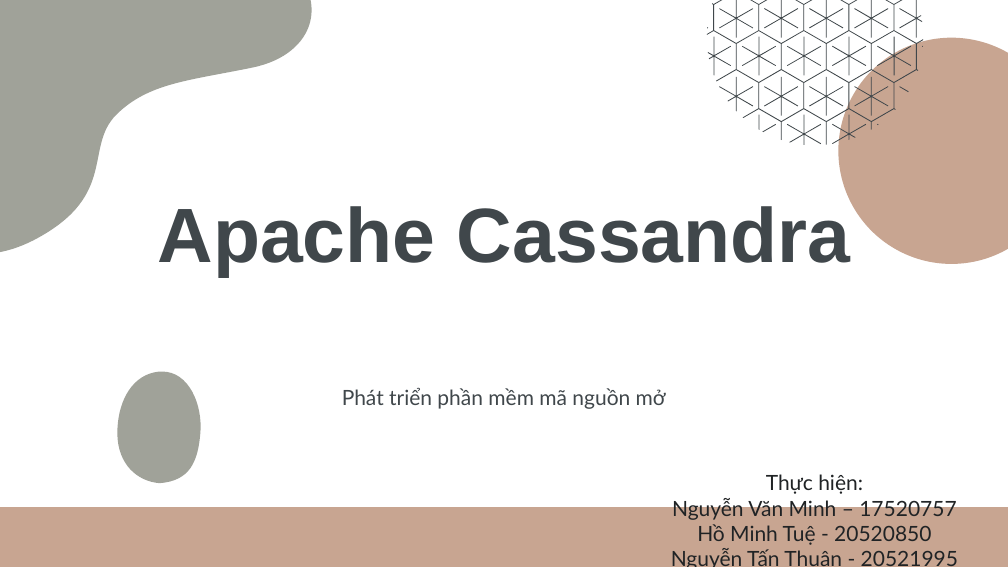
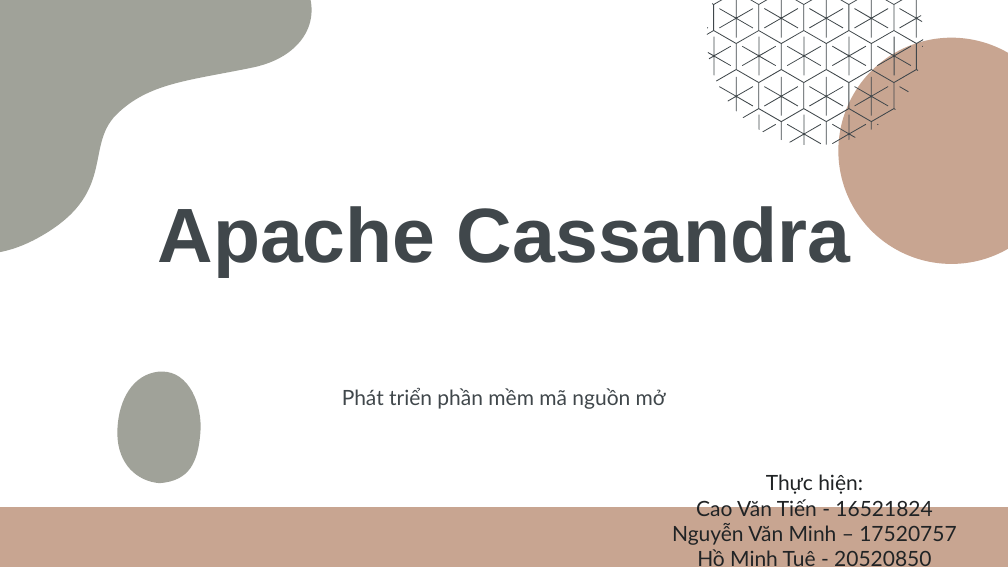
Before and after one commit to NguyenMinh2804/CassandraDemoo, a slide deck: slide 1 of Cassandra_Seminar.pptx. Drawn at 1008x567 pixels with LibreOffice and Linux fonts; fonts in the diff are those of the drawing. Boxes give left, top, right and bottom in pixels: in the first picture for what was removed or moved away, otherwise in the second. Text is boxed around its words. In the diff, an @@ line names an element or a change of style, - is before the commit and + after.

```diff
--- a/Cassandra_Seminar.pptx
+++ b/Cassandra_Seminar.pptx
@@ text at [672, 474, 956, 566]: text changed @@
-Thực hiện:
-Nguyễn Văn Minh – 17520757
-Hồ Minh Tuệ - 20520850
+Thực hiện:
+Cao Văn Tiến - 16521824
+Nguyễn Văn Minh – 17520757
+Hồ Minh Tuệ - 20520850
```
